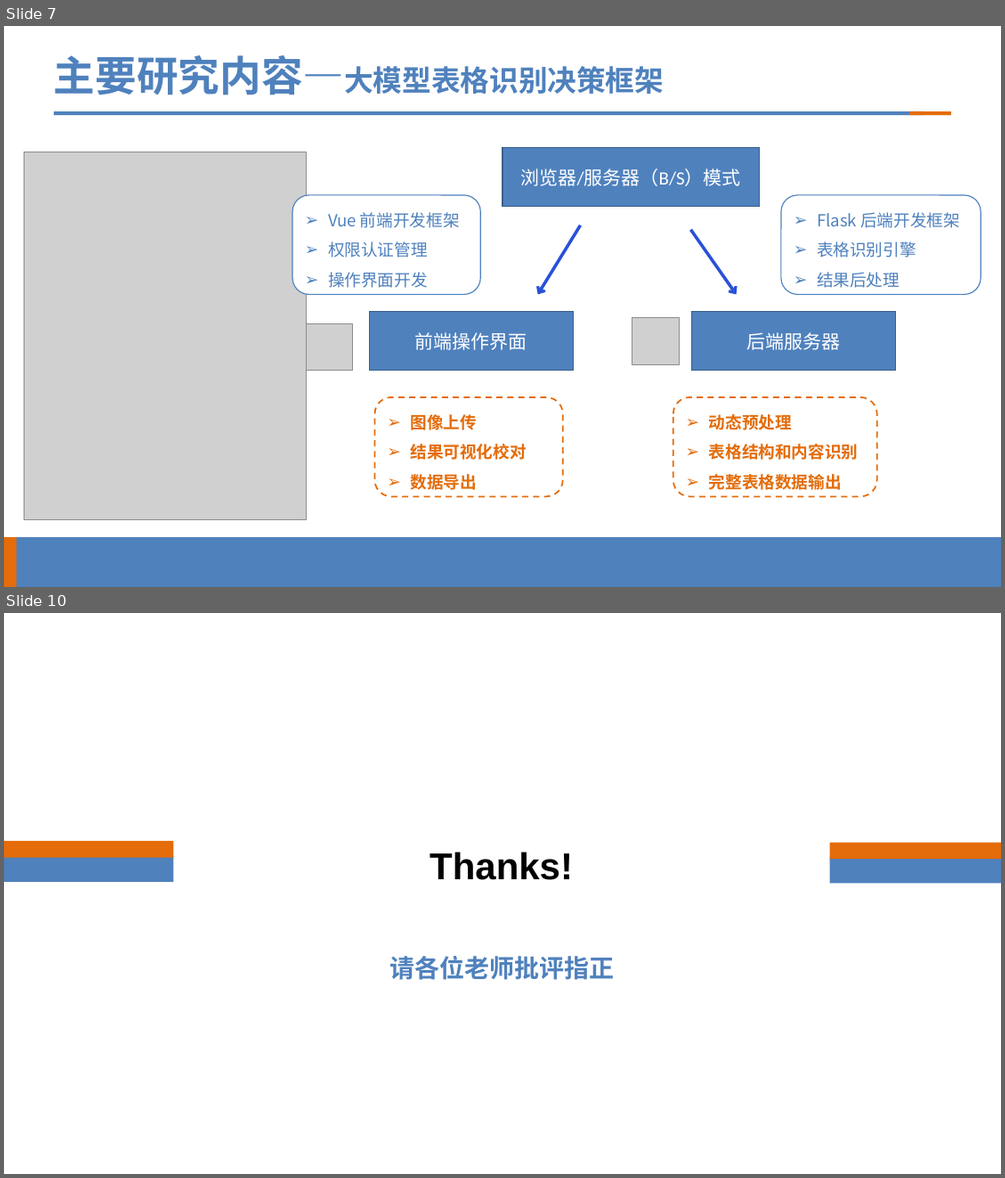
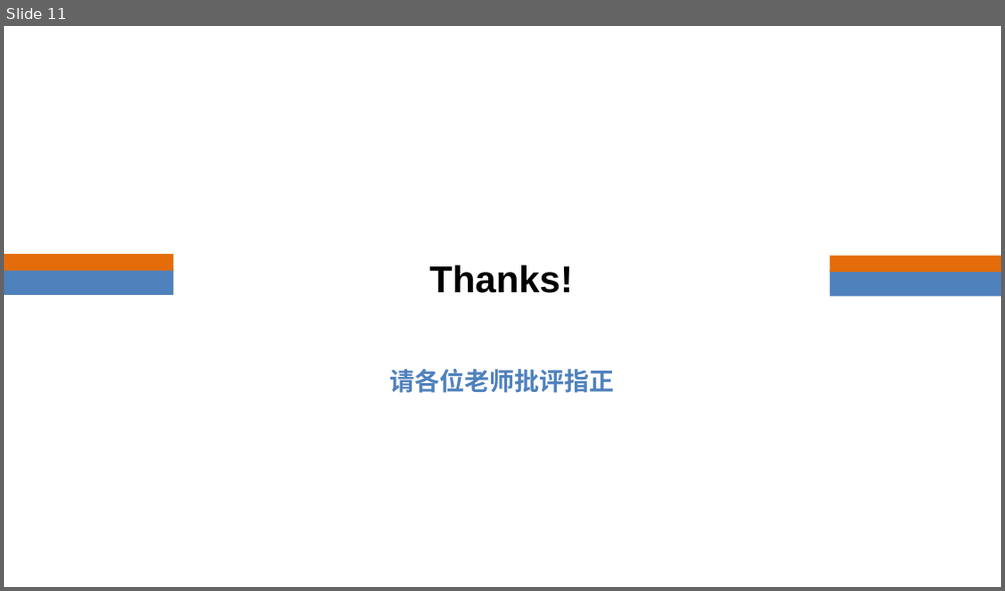
Before and after one commit to Qinhao06/hithesis, a slide deck: 覃浩-24S151153中期.pptx. Shown one above the other, each under a label of ours: slides 7 and 10 before the commit, slide 11 after it; the slides between them are not shown. The pictures are 1005x1178 and 1005x591 pixels, drawn with LibreOffice and Linux fonts; fonts in the diff are those of the drawing; grey boxes stand for pictures; background and template pictures are left out. Boxes give left, top, right and bottom in pixels: in the first picture for what was removed or moved away, otherwise in the second. Text is boxed around its words. In the diff, an @@ line names an element or a change of style, - is before the commit and + after.

Commit message:
docs: 更新两份汇报PPT文件
替换了调研-24S151153和格式说明的PPT文件内容

```diff
--- a/覃浩-24S151153中期.pptx
+++ b/覃浩-24S151153中期.pptx
@@ slide 7 removed at bbox=[4, 26, 1001, 587], background #FFFFFF @@
@@ title removed at bbox=[54, 55, 663, 95] @@
-主要研究内容—大模型表格识别决策框架
@@ rectangle removed at bbox=[54, 111, 923, 115] @@
@@ rectangle removed at bbox=[909, 111, 952, 115] @@
@@ picture removed at bbox=[24, 151, 306, 520] @@
@@ rectangle removed at bbox=[502, 148, 760, 207] @@
-浏览器/服务器（B/S）模式
@@ rounded rectangle removed at bbox=[292, 195, 481, 295] @@
-➢ Vue 前端开发框架
-➢ 权限认证管理
-➢ 操作界面开发
@@ rounded rectangle removed at bbox=[781, 195, 980, 295] @@
-➢ Flask 后端开发框架
-➢ 表格识别引擎
-➢ 结果后处理
@@ arrow removed from (581, 224) to (538, 295) @@
@@ arrow removed from (691, 230) to (736, 295) @@
@@ rectangle removed at bbox=[370, 312, 574, 370] @@
-前端操作界面
@@ picture removed at bbox=[632, 318, 680, 365] @@
@@ rectangle removed at bbox=[691, 312, 896, 370] @@
-后端服务器
@@ picture removed at bbox=[306, 323, 353, 370] @@
@@ rounded rectangle removed at bbox=[375, 397, 563, 496] @@
-➢ 图像上传
-➢ 结果可视化校对
-➢ 数据导出
@@ rounded rectangle removed at bbox=[673, 397, 877, 496] @@
-➢ 动态预处理
-➢ 表格结构和内容识别
-➢ 完整表格数据输出
@@ rectangle removed at bbox=[4, 537, 1001, 587] @@
@@ rectangle removed at bbox=[4, 537, 16, 587] @@
@@ what was slide 10 is now slide 11 @@
```
Also in this commit, not shown: 3 slides changed, 4 slides added, 2 other slides removed, 1 other file.
